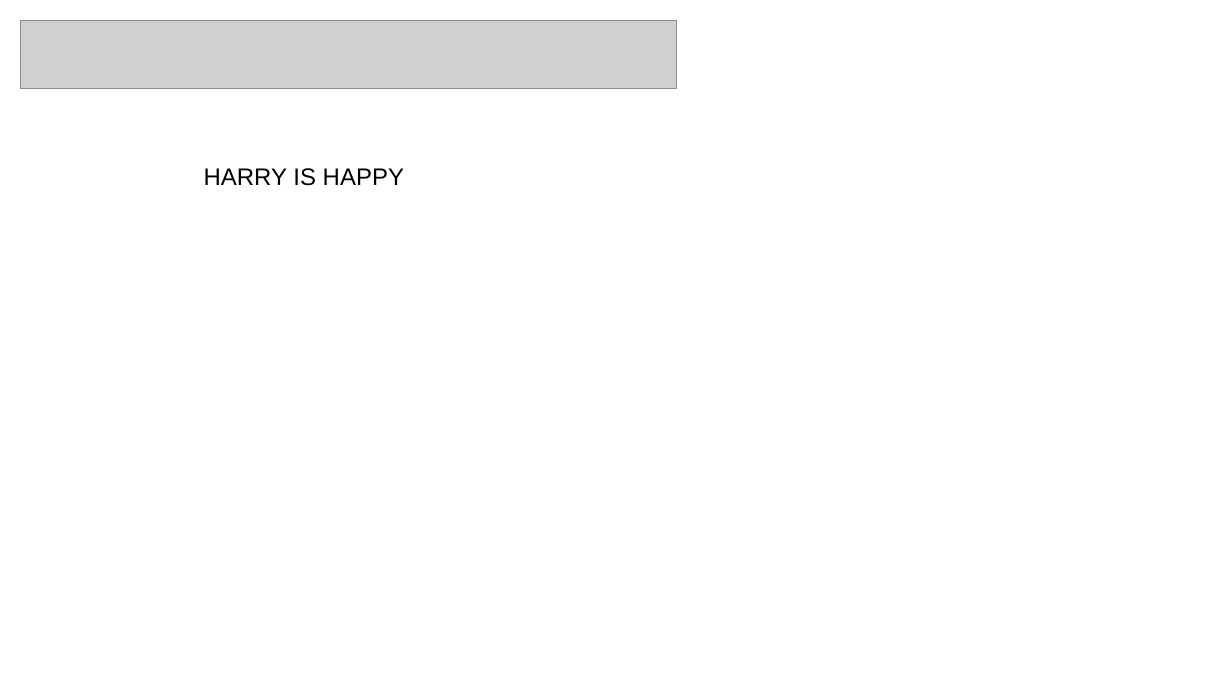
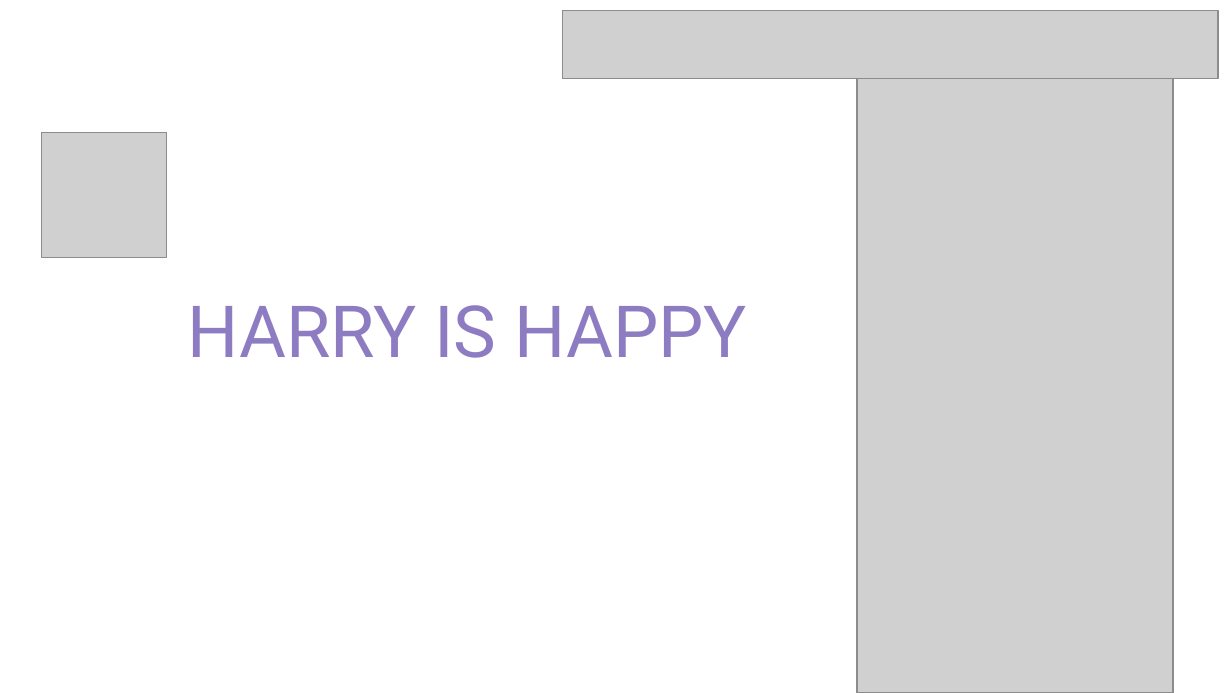
Before and after one commit to halkua/lab-web-scraping-single-page, a slide deck: slide 9 of GNOOTIP - Song Recommender by GNOD.pptx. Drawn at 1232x693 pixels with LibreOffice and Linux fonts; fonts in the diff are those of the drawing; grey boxes stand for pictures. Boxes give left, top, right and bottom in pixels: in the first picture for what was removed or moved away, otherwise in the second. Text is boxed around its words. In the diff, an @@ line names an element or a change of style, - is before the commit and + after.

```diff
--- a/GNOOTIP - Song Recommender by GNOD.pptx
+++ b/GNOOTIP - Song Recommender by GNOD.pptx
@@ picture: place and size @@
-picture at [21,21,676,89]
+picture at [562,11,1217,79]
@@ picture added at [857,79,1173,693] @@
@@ picture added at [42,132,168,257] @@
@@ subtitle "HARRY IS HAPPY": place and size @@
-subtitle "HARRY IS HAPPY" at [204,168,404,186]
+subtitle "HARRY IS HAPPY" at [188,305,746,358]
@@ subtitle "HARRY IS HAPPY" at [188,305,746,358]: size 14 to 42 pt, font Arial to Roboto, text colour #000000 to #8E7CC3; alignment left to centre @@
```
Also in this commit, not shown: 3 other slides changed, 5 slides added, 5 slides removed.
